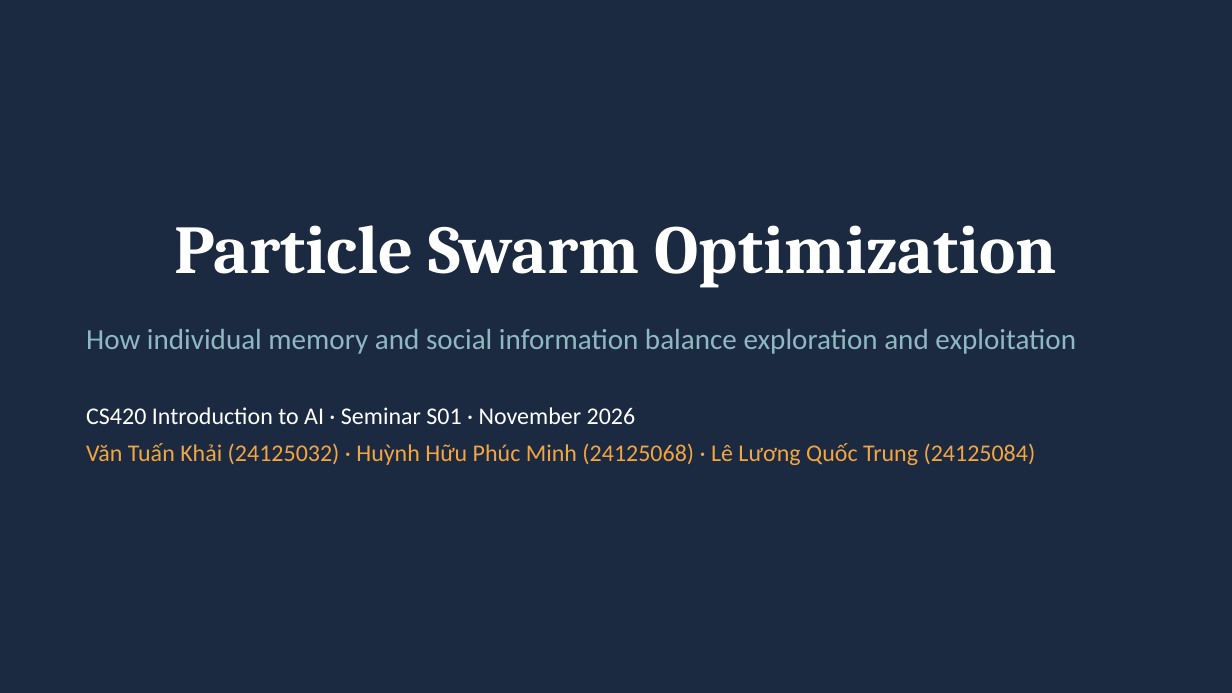
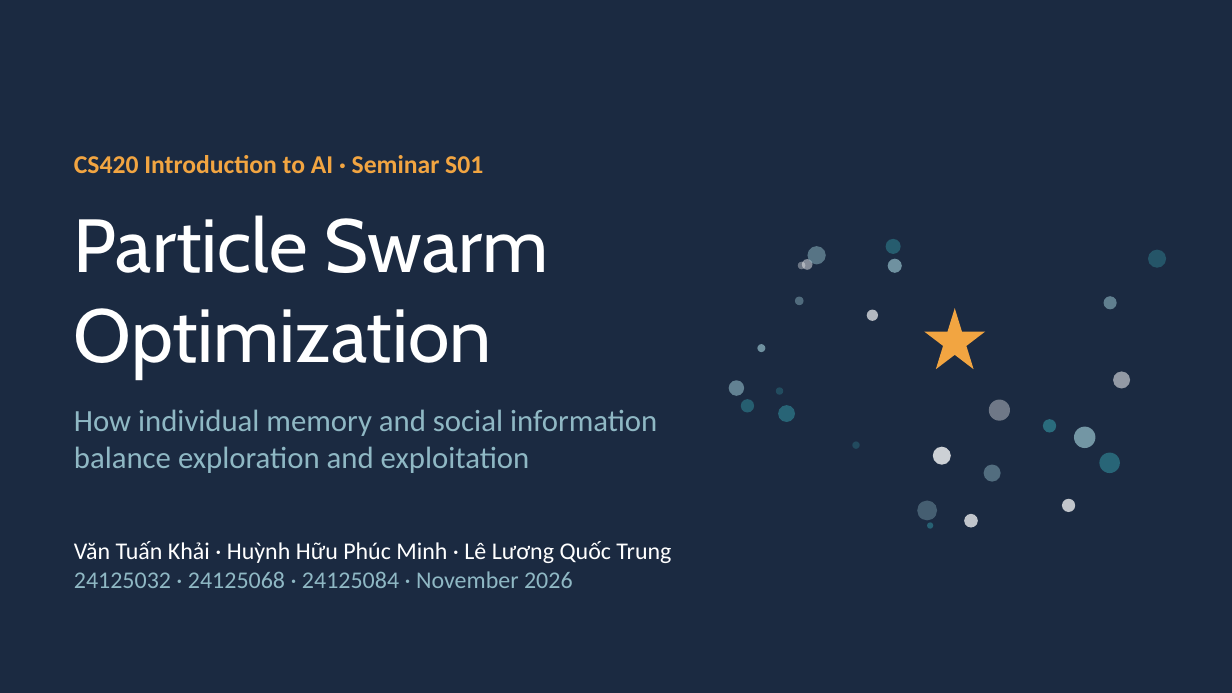
Before and after one commit to huynhhuuphucminh/Seminar-AI, a slide deck: slide 1 of slides/Slide_Seminar_PSO.pptx. Drawn at 1232x693 pixels with LibreOffice and Linux fonts; fonts in the diff are those of the drawing. Boxes give left, top, right and bottom in pixels: in the first picture for what was removed or moved away, otherwise in the second. Text is boxed around its words. In the diff, an @@ line names an element or a change of style, - is before the commit and + after.

```diff
--- a/slides/Slide_Seminar_PSO.pptx
+++ b/slides/Slide_Seminar_PSO.pptx
@@ text at (74, 155, 483, 173): text changed; size 14 to 15 pt; text colour #FFFFFF to #F2A541; bold on @@
-CS420 Introduction to AI · Seminar S01 · November 2026
+CS420 Introduction to AI · Seminar S01
@@ text "Particle Swarm" at (74, 215, 549, 378): vertical alignment middle to top @@
@@ text at (74, 215, 549, 378): text changed; size 40 to 44 pt; font Cambria to Cabin; bold off @@
-Particle Swarm Optimization
+Particle Swarm
+Optimization
@@ ellipse added at (886, 239, 901, 254), fill #2E7D8C at 61% opacity @@
@@ ellipse added at (798, 261, 806, 269), fill #FFFFFF at 35% opacity @@
@@ ellipse added at (802, 259, 813, 270), fill #FFFFFF at 46% opacity @@
@@ ellipse added at (807, 246, 825, 265), fill #8FB8C4 at 52% opacity @@
@@ ellipse added at (888, 259, 902, 272), fill #8FB8C4 at 73% opacity @@
@@ ellipse added at (1148, 250, 1167, 269), fill #2E7D8C at 53% opacity @@
@@ ellipse added at (795, 297, 803, 306), fill #8FB8C4 at 46% opacity @@
@@ ellipse added at (1104, 296, 1117, 309), fill #8FB8C4 at 60% opacity @@
@@ ellipse added at (867, 309, 878, 320), fill #FFFFFF at 67% opacity @@
@@ star added at (924, 308, 986, 370), fill #F2A541 @@
@@ ellipse added at (758, 344, 766, 352), fill #8FB8C4 at 73% opacity @@
@@ ellipse added at (728, 381, 744, 397), fill #8FB8C4 at 62% opacity @@
@@ ellipse added at (776, 387, 784, 394), fill #2E7D8C at 41% opacity @@
@@ ellipse added at (1114, 372, 1131, 389), fill #FFFFFF at 53% opacity @@
@@ text "How individual memory and social ...": place and size @@
-text "How individual memory and social ..." at (86, 329, 1076, 354)
+text "How individual memory and social ..." at (74, 409, 657, 473)
@@ text "How individual memory and social ..." at (74, 409, 657, 473): size 17 to 18 pt @@
@@ ellipse added at (740, 399, 754, 413), fill #2E7D8C at 63% opacity @@
@@ ellipse added at (779, 405, 796, 423), fill #2E7D8C at 71% opacity @@
@@ ellipse added at (989, 399, 1010, 420), fill #FFFFFF at 37% opacity @@
@@ ellipse added at (1044, 419, 1057, 432), fill #2E7D8C at 80% opacity @@
@@ ellipse added at (853, 441, 860, 448), fill #2E7D8C at 39% opacity @@
@@ ellipse added at (933, 447, 951, 466), fill #FFFFFF at 78% opacity @@
@@ ellipse added at (1074, 426, 1095, 447), fill #8FB8C4 at 76% opacity @@
@@ ellipse added at (983, 464, 1000, 482), fill #8FB8C4 at 48% opacity @@
@@ ellipse added at (1099, 452, 1120, 473), fill #2E7D8C at 72% opacity @@
@@ ellipse added at (918, 500, 938, 520), fill #8FB8C4 at 37% opacity @@
@@ ellipse added at (1062, 499, 1076, 513), fill #FFFFFF at 73% opacity @@
@@ ellipse added at (926, 522, 933, 529), fill #2E7D8C at 67% opacity @@
@@ ellipse added at (965, 514, 978, 527), fill #FFFFFF at 73% opacity @@
@@ text at (74, 541, 671, 588): text changed; text colour #F2A541 to #FFFFFF @@
-Văn Tuấn Khải (24125032) · Huỳnh Hữu Phúc Minh (24125068) · Lê Lương Quốc Trung (24125084)
+Văn Tuấn Khải · Huỳnh Hữu Phúc Minh · Lê Lương Quốc Trung
+24125032 · 24125068 · 24125084 · November 2026
```
Also in this commit, not shown: 18 other slides changed, 2 other files.
